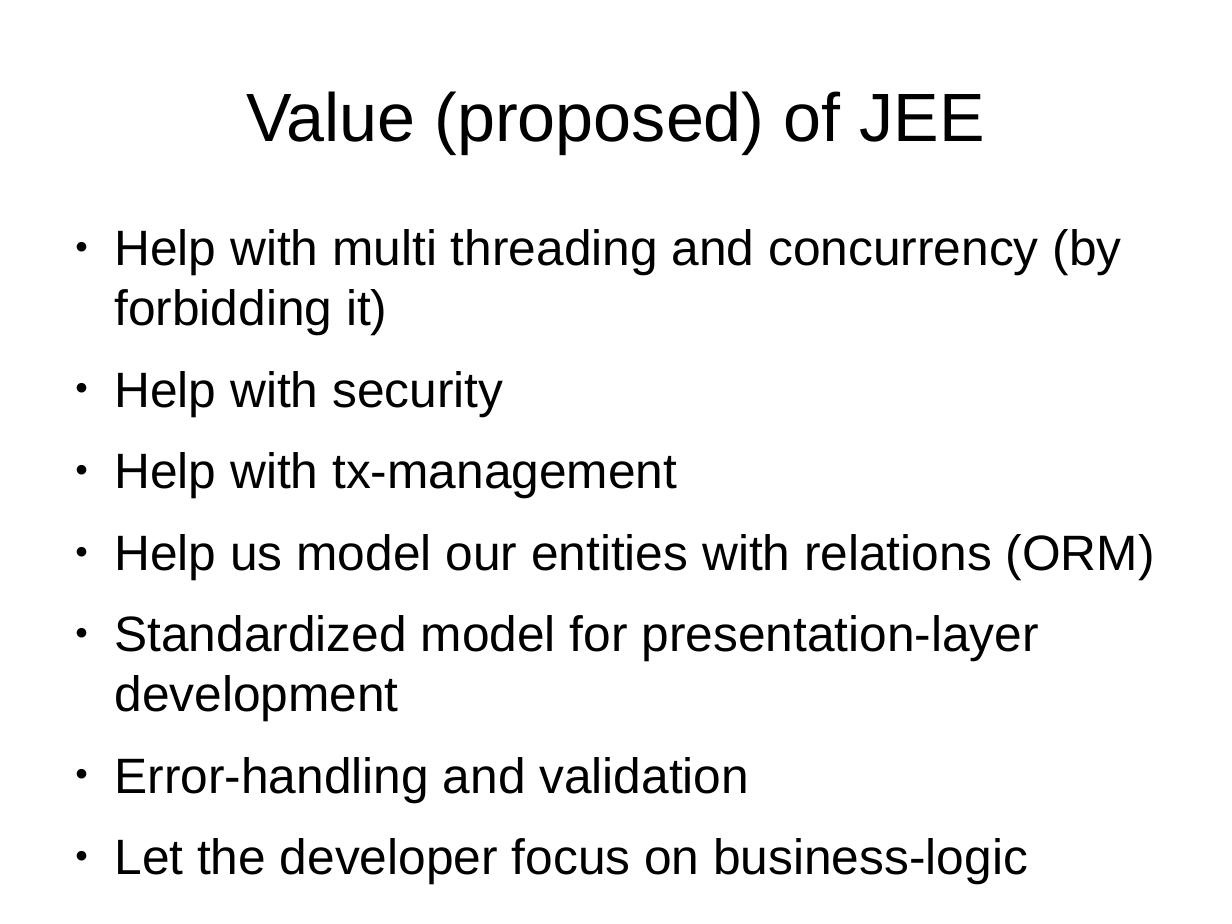
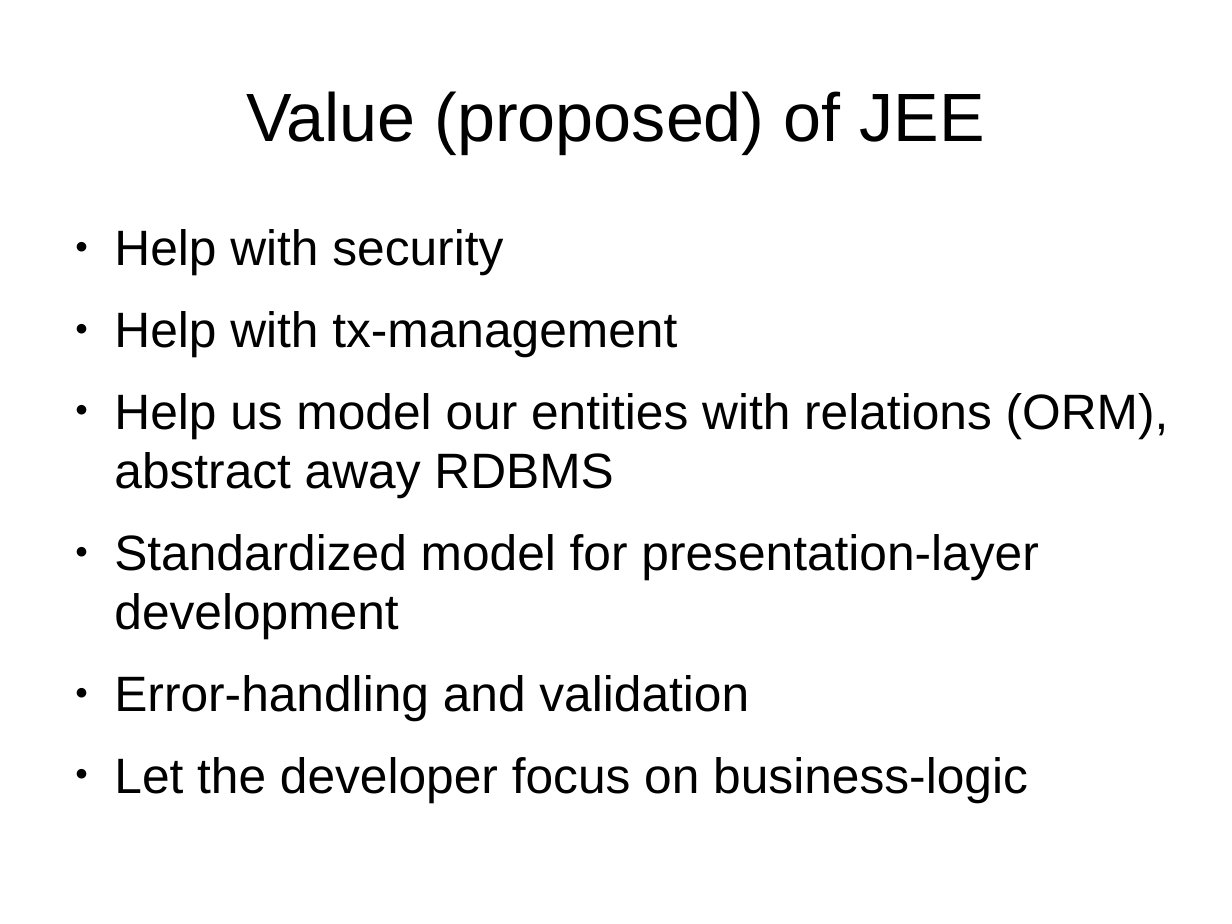
Before and after one commit to andreak/slol-2011, a slide deck: slide 4 of Scala-LiftOff-2011-lift-from-jee-perspective.odp. Drawn at 1232x924 pixels with LibreOffice and Linux fonts; fonts in the diff are those of the drawing. Boxes give left, top, right and bottom in pixels: in the first picture for what was removed or moved away, otherwise in the second. Text is boxed around its words. In the diff, an @@ line names an element or a change of style, - is before the commit and + after.

```diff
--- a/Scala-LiftOff-2011-lift-from-jee-perspective.odp
+++ b/Scala-LiftOff-2011-lift-from-jee-perspective.odp
@@ text at (x1=114, y1=229, x2=1122, y2=335): paragraph removed @@
-● Help with multi threading and concurrency (by forbidding it)
@@ text at (x1=114, y1=393, x2=1169, y2=498): text changed @@
-● Help us model our entities with relations (ORM)
+● Help us model our entities with relations (ORM), abstract away RDBMS
```
Also in this commit, not shown: 13 other slides changed, 5 slides added.
